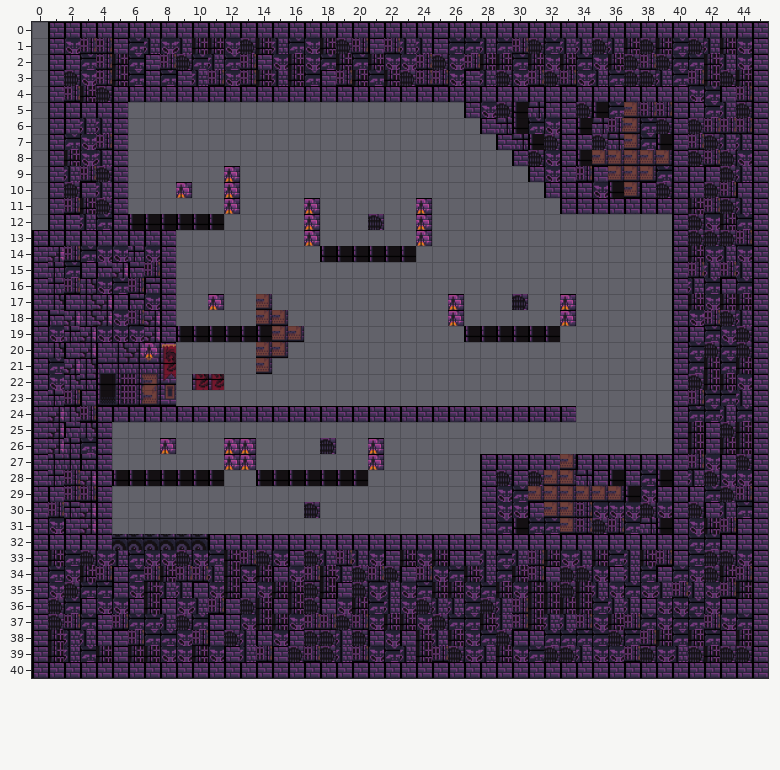
Two states of a Tiled map, models/map/test_map/map1.tmx. This is how it looked before the edit.
Cells are 64x64 px. Shown: x 0..45, y 0..40.
After the commit:
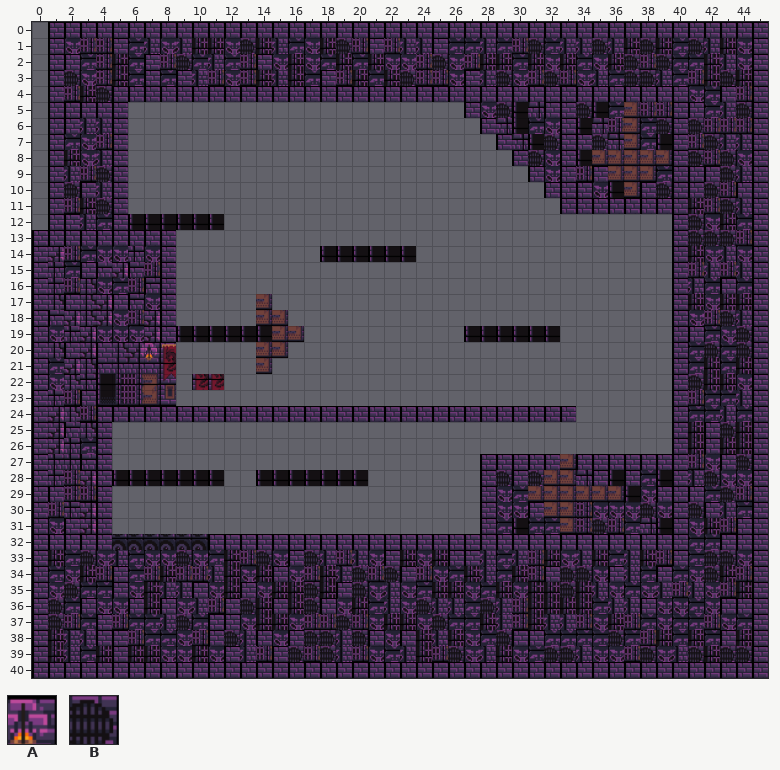
Key: from "2025-12-22_19-09-44": A 3, B 27.
_ is an empty cell, . an unchanged one.
The edit:
--- layer "spawn_sceletons" (now hidden)
@@ x 9..9 @@
-10 A
+10 _
@@ x 11..11 @@
-17 A
+17 _
@@ x 8..8 @@
-26 A
+26 _
--- layer "spawn_slimes" (now hidden)
@@ x 21..21 @@
-12 B
+12 _
@@ x 30..30 @@
-17 B
+17 _
@@ x 18..18 @@
-26 B
+26 _
@@ x 17..17 @@
-30 B
+30 _
--- layer "invis" (now hidden)
@@ x 12..24 @@
- 9 A............
-10 A............
-11 A....A......A
-12 .....A......A
-13 .....A......A
+ 9 _............
+10 _............
+11 _...._......_
+12 ....._......_
+13 ....._......_
@@ x 26..33 @@
-17 A......A
-18 A......A
+17 _......_
+18 _......_
@@ x 12..21 @@
-26 AA.......A
-27 AA.......A
+26 __......._
+27 __......._
